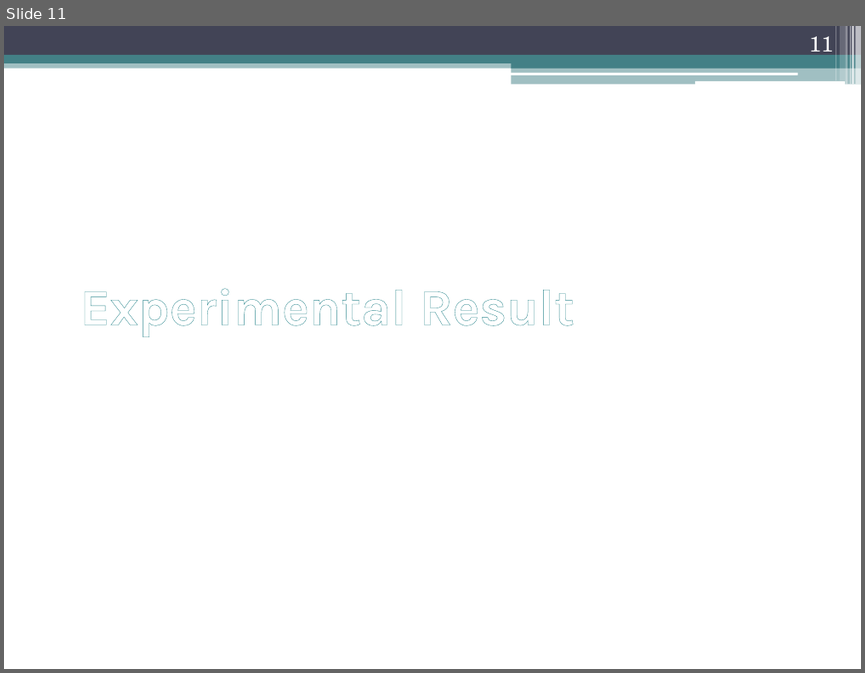
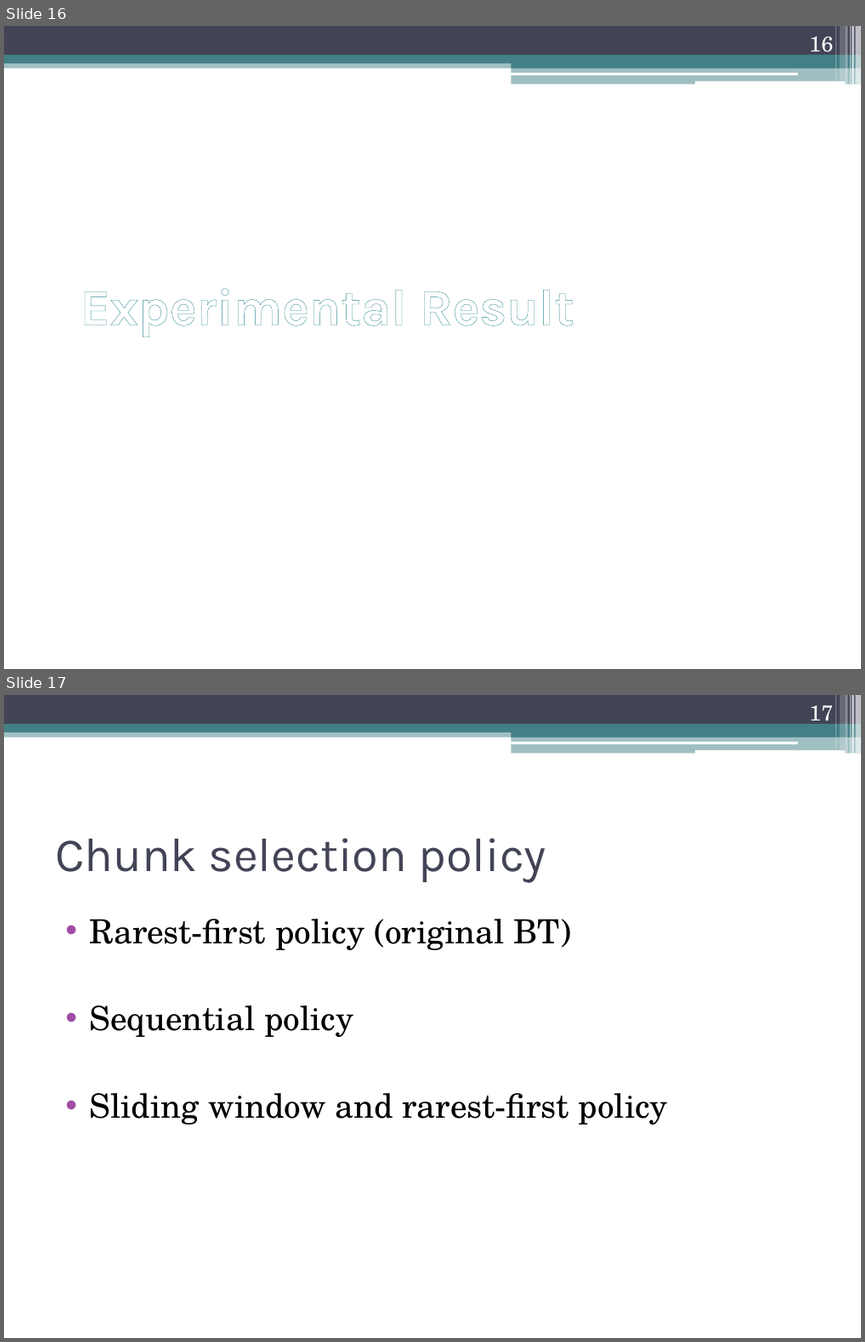
Before and after one commit to sikeh/shanbolishomework, a slide deck: Distributed Computing, Peer-to-Peer and GRIDS/final presentation/ppt/Peer-to-Peer Multimedia Streaming Using BitTorrent.pptx. Shown one above the other, each under a label of ours: slide 11 before the commit, slides 16 and 17 after it. The pictures are 865x673 and 865x1342 pixels, drawn with LibreOffice and Linux fonts; fonts in the diff are those of the drawing. Boxes give left, top, right and bottom in pixels: in the first picture for what was removed or moved away, otherwise in the second. Text is boxed around its words. In the diff, an @@ line names an element or a change of style, - is before the commit and + after.

```diff
--- a/Distributed Computing, Peer-to-Peer and GRIDS/final presentation/ppt/Peer-to-Peer Multimedia Streaming Using BitTorrent.pptx
+++ b/Distributed Computing, Peer-to-Peer and GRIDS/final presentation/ppt/Peer-to-Peer Multimedia Streaming Using BitTorrent.pptx
@@ slide 17 added at (x1=4, y1=695, x2=861, y2=1338), background #FFFFFF; not listed: 13 template elements that a slide beside it also shows @@
@@ page number added at (x1=809, y1=705, x2=833, y2=727), 18 pt, text #FFFFFF @@
+17
@@ title added at (x1=55, y1=838, x2=546, y2=882), 40 pt, text #424456 @@
+Chunk selection policy
@@ text added at (x1=90, y1=919, x2=668, y2=1124), 28 pt, text #000000 @@
+• Rarest-first policy (original BT)
+• Sequential policy
+• Sliding window and rarest-first policy
@@ what was slide 11 is now slide 16 @@
@@ page number at (x1=809, y1=36, x2=833, y2=58): text changed @@
-11
+16
```
Also in this commit, not shown: 3 slides changed, 18 other slides added.
